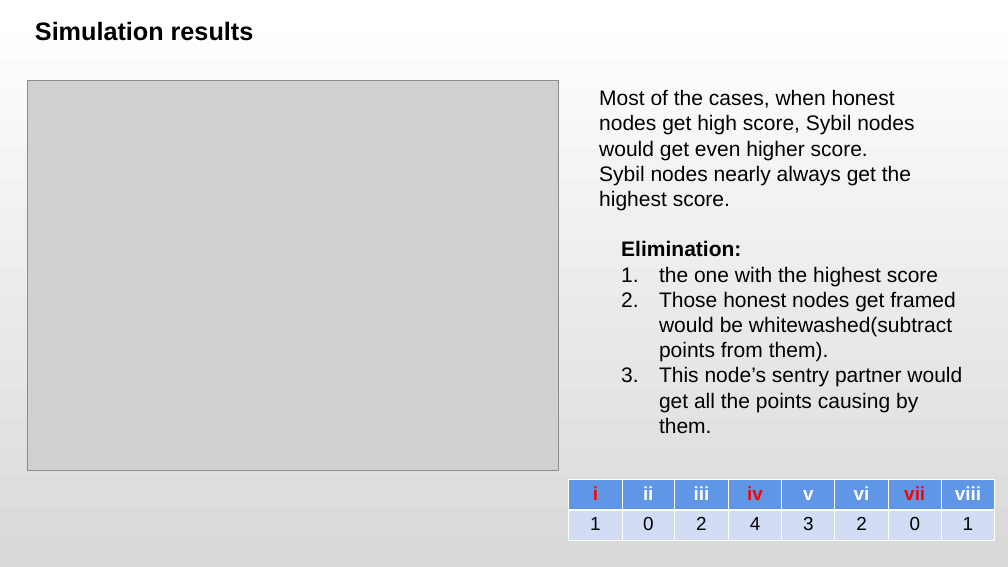
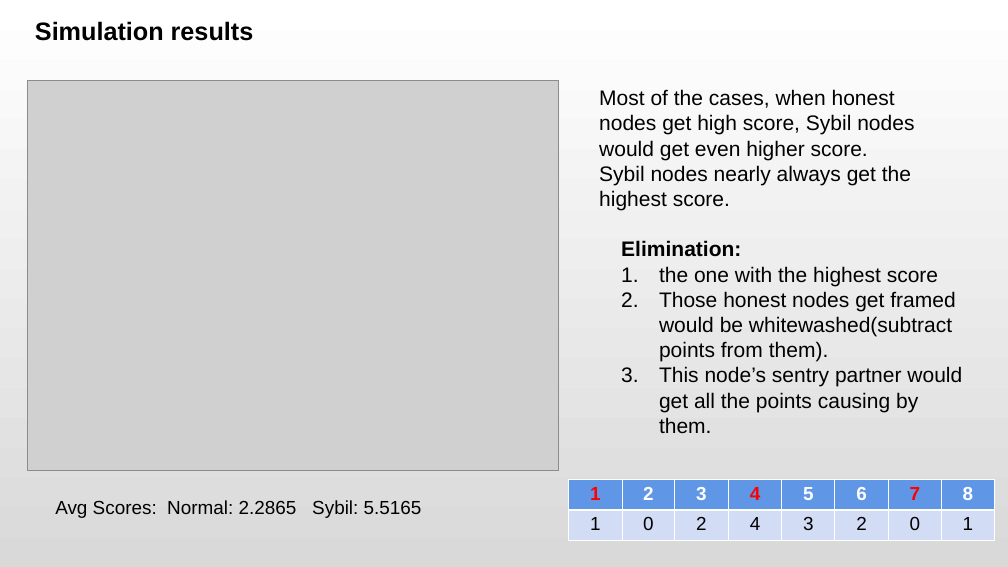
Before and after one commit to 66Ronghua99/HRP-Thesis, a slide deck: slide 10 of lttStudy/ProposalPre.pptx (slide 11 before the commit). Drawn at 1008x567 pixels with LibreOffice and Linux fonts; fonts in the diff are those of the drawing; grey boxes stand for pictures. Boxes give left, top, right and bottom in pixels: in the first picture for what was removed or moved away, otherwise in the second. Text is boxed around its words. In the diff, an @@ line names an element or a change of style, - is before the commit and + after.

```diff
--- a/lttStudy/ProposalPre.pptx
+++ b/lttStudy/ProposalPre.pptx
@@ table at [569,479,993,540] @@
-row 1: i | ii | iii | iv | v | vi | vii | viii
+row 1: 1 | 2 | 3 | 4 | 5 | 6 | 7 | 8
@@ text added at [55,500,422,518], 18 pt, text #000000 @@
+Avg Scores: Normal: 2.2865 Sybil: 5.5165
```
Also in this commit, not shown: 7 other slides changed, 1 slide removed, 3 other files.
